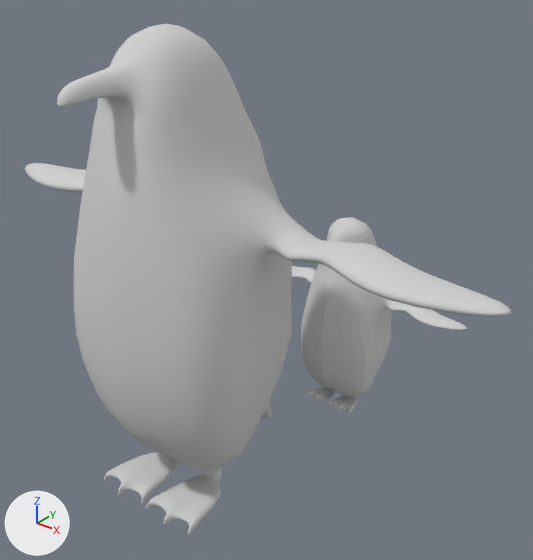
A saved change to the glTF model Models/Pinga.glb.
One viewpoint serves both versions: a 50 mm lens placed at (7.16, -10.42, 4.39), pointed at (0.43, -2.01, -0.82). Every picture has the same lights, and +X, +Y and +Z are marked at lower left.
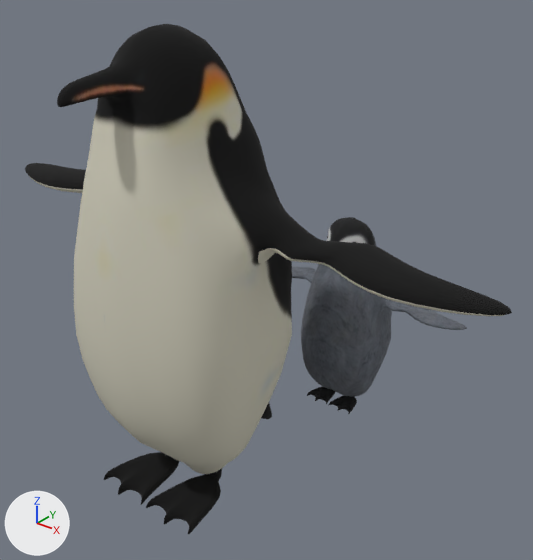
Location of each change, (x1, y1, x2, y2) in pixels of the pictures (533 x 560 px):
'Cube.003', surface changed
    both: (25, 24, 512, 534)
'Cube.000', surface changed
    both: (292, 217, 467, 414)

Patch to the scene script:
```diff
--- a/Models/Pinga.glb.py
+++ b/Models/Pinga.glb.py
@@ img_pengin_texture @@
+img_pengin_texture = load_image('Pengin_texture', '_unpacked/Pengin_texture', 388, 404, 'sRGB')
@@ img_pengin_child___コピー @@
+img_pengin_child___コピー = load_image('Pengin_child - コピー', '_unpacked/Pengin_child_-____', 960, 540, 'sRGB')
@@ mat_material @@
 n0 = _N.new('ShaderNodeBsdfPrincipled'); n0.name = 'Principled BSDF'
-n0.inputs[0].default_value = (0.64, 0.64, 0.64, 1.0)  # 'Base Color', light grey #d1d1d1
 n0.inputs[2].default_value = 1.0  # 'Roughness'
 n1 = _N.new('ShaderNodeOutputMaterial'); n1.name = 'Material Output'
+n2 = _N.new('ShaderNodeMix'); n2.name = 'Mix'
+n2.data_type = 'RGBA'
+n2.blend_type = 'MULTIPLY'
+n2.inputs[0].default_value = 1.0  # 'Factor'
+n2.inputs[7].default_value = (0.64, 0.64, 0.64, 1.0)  # 'B', light grey #d1d1d1
+n3 = _N.new('ShaderNodeTexImage'); n3.name = 'Image Texture'
+n3.image = img_pengin_child___コピー
 _L.new(n0.outputs[0], n1.inputs[0])  # 'BSDF' to 'Surface'
+_L.new(n2.outputs[2], n0.inputs[0])  # 'Result' to 'Base Color'
+_L.new(n3.outputs[0], n2.inputs[6])  # 'Color' to 'A'
@@ mat_material_001 @@
 n0 = _N.new('ShaderNodeBsdfPrincipled'); n0.name = 'Principled BSDF'
-n0.inputs[0].default_value = (0.64, 0.64, 0.64, 1.0)  # 'Base Color', light grey #d1d1d1
 n0.inputs[2].default_value = 1.0  # 'Roughness'
 n1 = _N.new('ShaderNodeOutputMaterial'); n1.name = 'Material Output'
+n2 = _N.new('ShaderNodeMix'); n2.name = 'Mix'
+n2.data_type = 'RGBA'
+n2.blend_type = 'MULTIPLY'
+n2.inputs[0].default_value = 1.0  # 'Factor'
+n2.inputs[7].default_value = (0.64, 0.64, 0.64, 1.0)  # 'B', light grey #d1d1d1
+n3 = _N.new('ShaderNodeTexImage'); n3.name = 'Image Texture'
+n3.image = img_pengin_texture
 _L.new(n0.outputs[0], n1.inputs[0])  # 'BSDF' to 'Surface'
+_L.new(n2.outputs[2], n0.inputs[0])  # 'Result' to 'Base Color'
+_L.new(n3.outputs[0], n2.inputs[6])  # 'Color' to 'A'
```
